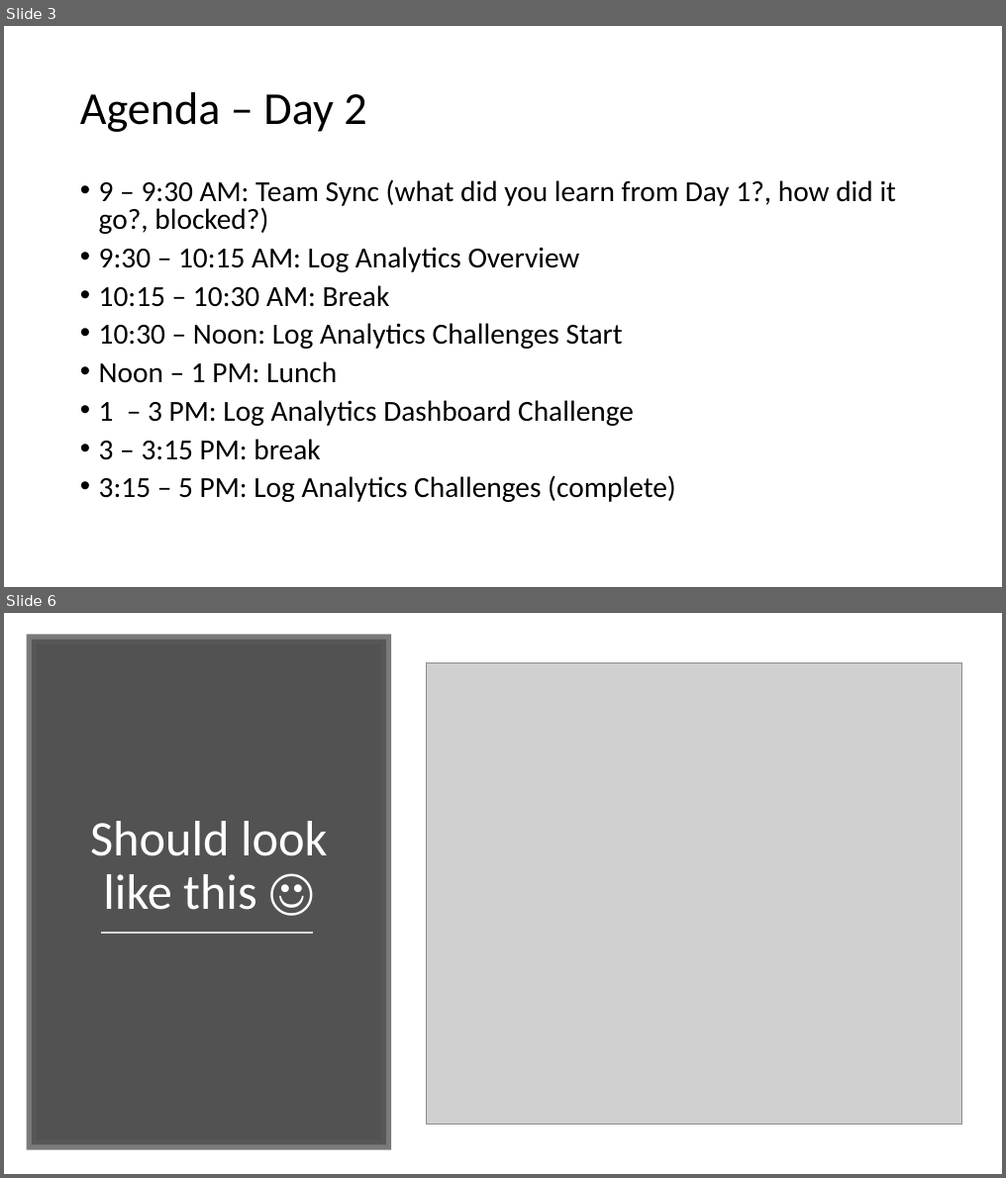
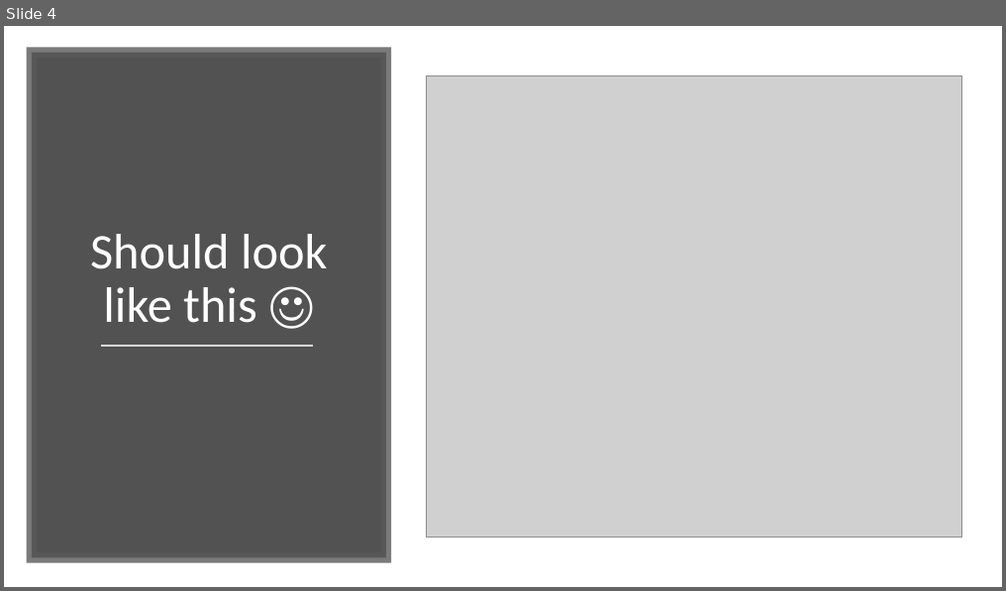
Before and after one commit to rkuehfus/pre-ready-2019-H1, a slide deck: Student/Guides/Challenges.pptx. Shown one above the other, each under a label of ours: slides 3 and 6 before the commit, slide 4 after it; the slides between them are not shown. The pictures are 1006x1178 and 1006x591 pixels, drawn with LibreOffice and Linux fonts; fonts in the diff are those of the drawing; grey boxes stand for pictures. Boxes give left, top, right and bottom in pixels: in the first picture for what was removed or moved away, otherwise in the second. Text is boxed around its words. In the diff, an @@ line names an element or a change of style, - is before the commit and + after.

```diff
--- a/Student/Guides/Challenges.pptx
+++ b/Student/Guides/Challenges.pptx
@@ slide 3 removed at <box>4,26,1002,587</box>, background #FFFFFF @@
@@ title removed at <box>80,92,366,132</box> @@
-Agenda – Day 2
@@ text removed at <box>99,179,897,502</box> @@
-• 9 – 9:30 AM: Team Sync (what did you learn from Day 1?, how did it go?, blocked?)
-• 9:30 – 10:15 AM: Log Analytics Overview
-• 10:15 – 10:30 AM: Break
-• 10:30 – Noon: Log Analytics Challenges Start
-• Noon – 1 PM: Lunch
-• 1 – 3 PM: Log Analytics Dashboard Challenge
-• 3 – 3:15 PM: break
-• 3:15 – 5 PM: Log Analytics Challenges (complete)
@@ what was slide 6 is now slide 4 @@
```
Also in this commit, not shown: 6 slides changed, 1 other slide removed.
